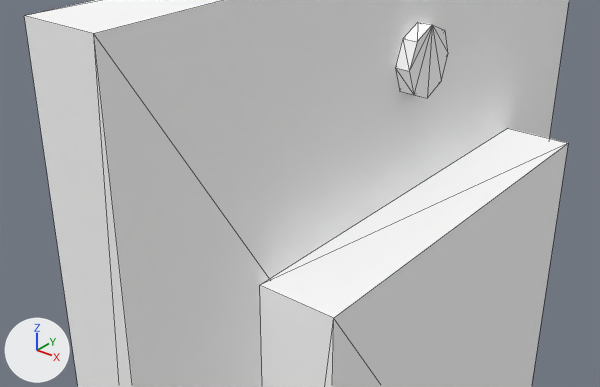
The OBJ model src/main/resources/assets/eln/model/wirelesspaddleswitch/wirelesspaddleswitch.obj as it was, and as the next commit left it.
Camera for both pictures: a 50 mm camera at (0.1899, -0.2627, 0.2804) aimed at (0.0429, -0.0789, 0.1665). Arrows for +X, +Y and +Z are at lower left; the lights stay in place. The first picture is the older version. Mesh edges are drawn as thin lines. Where no turn or scale is listed for an object, it has been applied to the vertices.

Objects in the first picture: 'Lever', 'Plate', 'Trim'.
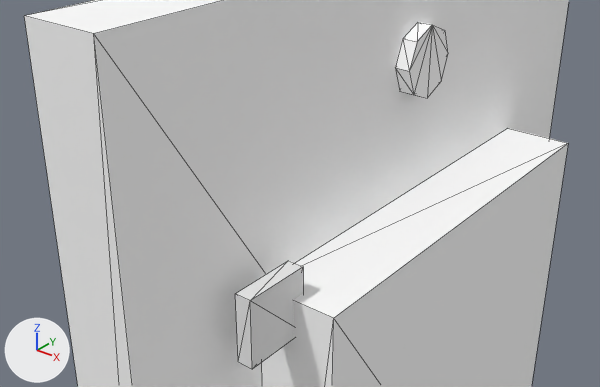
Where the change shows, as pixel boxes (x1, y1, x2, y2) in the pictures (600 x 387 px):
```json
{"object": "Indicator", "change": "added", "after": [235, 261, 303, 369]}
```

Edits to the scene script, one JSON object a line:
```json
{"op": "add", "block": "mat_fixture", "code": ["mat_fixture = principled_material('fixture')", "mat_fixture.base_color = (0.8, 0.8, 0.8)  # white #e7e7e7", "mat_fixture.roughness = 1.0"]}
{"op": "add", "block": "me_indicator", "code": ["me_indicator = bpy.data.meshes.new('Indicator')", "me_indicator.from_pydata(...)  # a box spanning x 0.043..0.049, y -0.11..-0.085, z 0.12..0.145", "me_indicator.materials.append(mat_fixture)  # white #e7e7e7"]}
{"op": "add", "block": "ob_indicator", "code": ["ob_indicator = bpy.data.objects.new('Indicator', me_indicator)", "ob_indicator.location = (0.0, 0.0, 0.0)"]}
```
